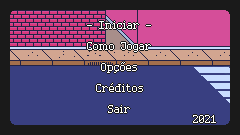
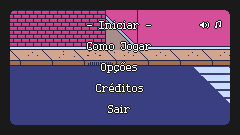
Two versions of the same layered image (240 x 135). Layer-by-layer changes:
removed layer "2021 #4" over [193,115,216,123]
removed layer "2021 #3" over [193,114,216,122]
removed layer "2021 #2" over [192,115,215,123]
removed layer "2021 #1" over [193,116,216,124]
removed layer "2021" over [194,115,217,123]
added layer "layer" above "Pasted Layer #1" over [200,21,221,28]
added layer "Pasted Layer #1" above "..." over [199,20,222,29]
